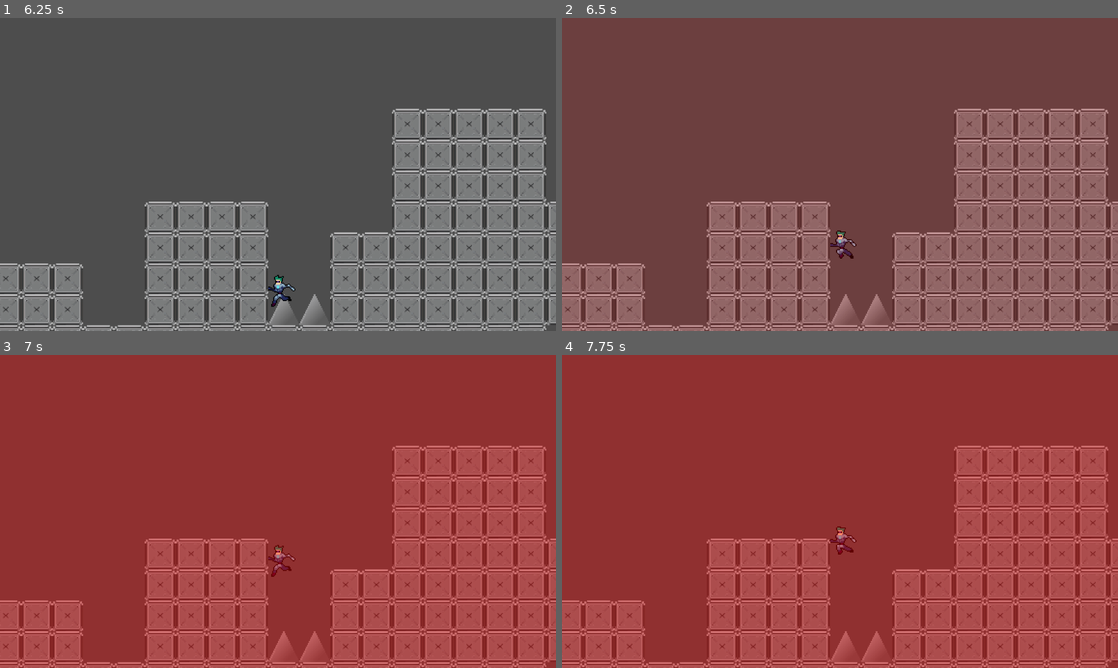
Above: before the commit, frames 1-4 (two rows, left to right).
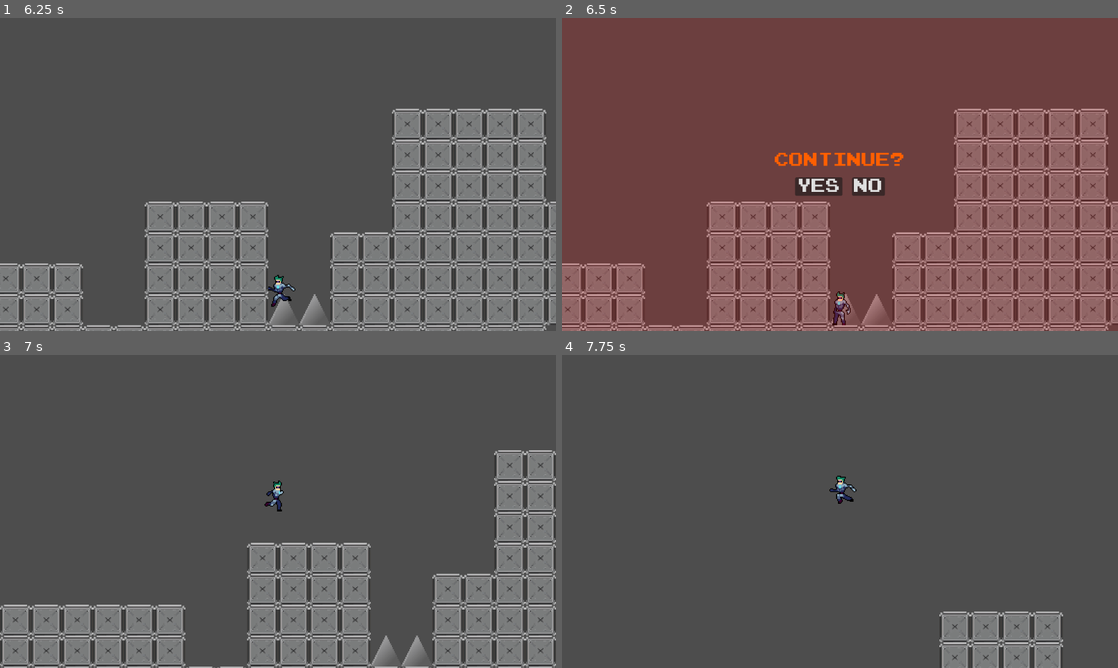
Above: after the commit, the same moments.

Repository: jromero8/continue
Game: Godot game, scene res://Scenes/level.tscn
The game is run twice, just before and just after one commit, with the same random seed, the same clock (stepped at 60 frames per second) and the same inputs.
Inputs (mouse positions are in pixels of both pictures, inside the frame that each line leads up to):
- Up to frame 1 (6.25 s): tap Enter (ui_accept) at 0.5, 0.6, 0.77, 1.07, 1.35, 1.52, 1.82, 2.1, 2.85, 3.02, 3.32, 3.6, 3.77, 4.07, 4.35, 4.52, 4.82, 5.1, 5.85, 6.02 s; hold Right (ui_right) 0.53-2.03 s; hold Left (ui_left) 2.03-2.78 s; hold Right (ui_right) 2.78-4.28 s; hold Left (ui_left) 4.28-5.03 s; hold Right (ui_right) 5.03-5.78 s; hold Left (ui_left) from 5.78 s (still down)
- Up to frame 2 (6.5 s): keep holding Left (ui_left); tap Enter (ui_accept) at 6.32 s
- Up to frame 3 (7 s): release Left (ui_left) at 6.5 s; click (255, 524) at 6.5 s, where only the run after the commit has a clickable "YES"
- Up to frame 4 (7.75 s): hold Left (ui_left) from 7.28 s (still down); tap Enter (ui_accept) at 7.35, 7.52 s

Frame 1 is identical in both runs. In frame 2, 1.8% of the frame differs, in the area x 38-62%, y 43-99%; in frame 3, 100%, in the area x 0-100%, y 0-100%; in frame 4, 100%.

Commit message:
Ciclo de respawn, UI, animación de muerte
Ciclo de respawn, UI, animación de muerte

Diff:
--- a/Scenes/player.tscn
+++ b/Scenes/player.tscn
@@ -1,11 +1,171 @@
-[gd_scene load_steps=11 format=3 uid="uid://j26dy70htfcd"]
+[gd_scene load_steps=13 format=3 uid="uid://j26dy70htfcd"]
 
 [ext_resource type="Texture2D" uid="uid://d4g55nymvhkl7" path="res://Images/Player/Cyborg_run.png" id="1_ifumy"]
 [ext_resource type="Script" path="res://Scripts/player.gd" id="1_w65jj"]
 [ext_resource type="Texture2D" uid="uid://uelqyliw1gnx" path="res://Images/Player/Cyborg_jump.png" id="2_hwcvl"]
 [ext_resource type="Texture2D" uid="uid://dh3xko6tl6ji5" path="res://Images/Player/Cyborg_idle.png" id="4_a1slp"]
+[ext_resource type="Texture2D" uid="uid://dorbym88j06wl" path="res://Images/Player/Cyborg_death.png" id="5_5hb3o"]
 
 [sub_resource type="CapsuleShape2D" id="CapsuleShape2D_8fle4"]
+
+[sub_resource type="Animation" id="Animation_gibij"]
+length = 0.001
+tracks/0/type = "value"
+tracks/0/imported = false
+tracks/0/enabled = true
+tracks/0/path = NodePath("Sprite2D:frame")
+tracks/0/interp = 1
+tracks/0/loop_wrap = true
+tracks/0/keys = {
+"times": PackedFloat32Array(0),
+"transitions": PackedFloat32Array(1),
+"update": 1,
+"values": [0]
+}
+tracks/1/type = "value"
+tracks/1/imported = false
+tracks/1/enabled = true
+tracks/1/path = NodePath("Sprite2D:texture")
+tracks/1/interp = 1
+tracks/1/loop_wrap = true
+tracks/1/keys = {
+"times": PackedFloat32Array(0),
+"transitions": PackedFloat32Array(1),
+"update": 1,
+"values": [ExtResource("1_ifumy")]
+}
+tracks/2/type = "value"
+tracks/2/imported = false
+tracks/2/enabled = true
+tracks/2/path = NodePath("Sprite2D:hframes")
+tracks/2/interp = 1
+tracks/2/loop_wrap = true
+tracks/2/keys = {
+"times": PackedFloat32Array(0),
+"transitions": PackedFloat32Array(1),
+"update": 1,
+"values": [6]
+}
+
+[sub_resource type="Animation" id="Animation_kqtjl"]
+resource_name = "die"
+length = 0.8
+tracks/0/type = "value"
+tracks/0/imported = false
+tracks/0/enabled = true
+tracks/0/path = NodePath("Sprite2D:texture")
+tracks/0/interp = 1
+tracks/0/loop_wrap = true
+tracks/0/keys = {
+"times": PackedFloat32Array(0),
+"transitions": PackedFloat32Array(1),
+"update": 1,
+"values": [ExtResource("5_5hb3o")]
+}
+tracks/1/type = "value"
+tracks/1/imported = false
+tracks/1/enabled = true
+tracks/1/path = NodePath("Sprite2D:hframes")
+tracks/1/interp = 1
+tracks/1/loop_wrap = true
+tracks/1/keys = {
+"times": PackedFloat32Array(0),
+"transitions": PackedFloat32Array(1),
+"update": 1,
+"values": [6]
+}
+tracks/2/type = "value"
+tracks/2/imported = false
+tracks/2/enabled = true
+tracks/2/path = NodePath("Sprite2D:frame")
+tracks/2/interp = 1
+tracks/2/loop_wrap = true
+tracks/2/keys = {
+"times": PackedFloat32Array(0, 0.22, 0.4, 0.6),
+"transitions": PackedFloat32Array(1, 1, 1, 1),
+"update": 1,
+"values": [0, 1, 2, 3]
+}
+
+[sub_resource type="Animation" id="Animation_kuv17"]
+resource_name = "idle"
+length = 0.8
+tracks/0/type = "value"
+tracks/0/imported = false
+tracks/0/enabled = true
+tracks/0/path = NodePath("Sprite2D:texture")
+tracks/0/interp = 1
+tracks/0/loop_wrap = true
+tracks/0/keys = {
+"times": PackedFloat32Array(0),
+"transitions": PackedFloat32Array(1),
+"update": 1,
+"values": [ExtResource("4_a1slp")]
+}
+tracks/1/type = "value"
+tracks/1/imported = false
+tracks/1/enabled = true
+tracks/1/path = NodePath("Sprite2D:hframes")
+tracks/1/interp = 1
+tracks/1/loop_wrap = true
+tracks/1/keys = {
+"times": PackedFloat32Array(0),
+"transitions": PackedFloat32Array(1),
+"update": 1,
+"values": [4]
+}
+tracks/2/type = "value"
+tracks/2/imported = false
+tracks/2/enabled = true
+tracks/2/path = NodePath("Sprite2D:frame")
+tracks/2/interp = 1
+tracks/2/loop_wrap = true
+tracks/2/keys = {
+"times": PackedFloat32Array(0, 0.22, 0.4, 0.6),
+"transitions": PackedFloat32Array(1, 1, 1, 1),
+"update": 1,
+"values": [0, 1, 2, 3]
+}
+
+[sub_resource type="Animation" id="Animation_5uhm7"]
+resource_name = "jump"
+length = 0.8
+tracks/0/type = "value"
+tracks/0/imported = false
+tracks/0/enabled = true
+tracks/0/path = NodePath("Sprite2D:texture")
+tracks/0/interp = 1
+tracks/0/loop_wrap = true
+tracks/0/keys = {
+"times": PackedFloat32Array(0),
+"transitions": PackedFloat32Array(1),
+"update": 1,
+"values": [ExtResource("2_hwcvl")]
+}
+tracks/1/type = "value"
+tracks/1/imported = false
+tracks/1/enabled = true
+tracks/1/path = NodePath("Sprite2D:hframes")
+tracks/1/interp = 1
+tracks/1/loop_wrap = true
+tracks/1/keys = {
+"times": PackedFloat32Array(0),
+"transitions": PackedFloat32Array(1),
+"update": 1,
+"values": [4]
+}
+tracks/2/type = "value"
+tracks/2/imported = false
+tracks/2/enabled = true
+tracks/2/path = NodePath("Sprite2D:frame")
+tracks/2/interp = 1
+tracks/2/loop_wrap = true
+tracks/2/keys = {
+"times": PackedFloat32Array(0, 0.22, 0.4, 0.6),
+"transitions": PackedFloat32Array(1, 1, 1, 1),
+"update": 1,
+"values": [0, 1, 2, 3]
+}
 
 [sub_resource type="Animation" id="Animation_qr7ki"]
 resource_name = "run"
@@ -48,128 +208,10 @@
 "values": [6]
 }
 
-[sub_resource type="Animation" id="Animation_gibij"]
-length = 0.001
-tracks/0/type = "value"
-tracks/0/imported = false
-tracks/0/enabled = true
-tracks/0/path = NodePath("Sprite2D:frame")
-tracks/0/interp = 1
-tracks/0/loop_wrap = true
-tracks/0/keys = {
-"times": PackedFloat32Array(0),
-"transitions": PackedFloat32Array(1),
-"update": 1,
-"values": [0]
-}
-tracks/1/type = "value"
-tracks/1/imported = false
-tracks/1/enabled = true
-tracks/1/path = NodePath("Sprite2D:texture")
-tracks/1/interp = 1
-tracks/1/loop_wrap = true
-tracks/1/keys = {
-"times": PackedFloat32Array(0),
-"transitions": PackedFloat32Array(1),
-"update": 1,
-"values": [ExtResource("1_ifumy")]
-}
-tracks/2/type = "value"
-tracks/2/imported = false
-tracks/2/enabled = true
-tracks/2/path = NodePath("Sprite2D:hframes")
-tracks/2/interp = 1
-tracks/2/loop_wrap = true
-tracks/2/keys = {
-"times": PackedFloat32Array(0),
-"transitions": PackedFloat32Array(1),
-"update": 1,
-"values": [6]
-}
-
-[sub_resource type="Animation" id="Animation_5uhm7"]
-resource_name = "jump"
-length = 0.8
-tracks/0/type = "value"
-tracks/0/imported = false
-tracks/0/enabled = true
-tracks/0/path = NodePath("Sprite2D:texture")
-tracks/0/interp = 1
-tracks/0/loop_wrap = true
-tracks/0/keys = {
-"times": PackedFloat32Array(0),
-"transitions": PackedFloat32Array(1),
-"update": 1,
-"values": [ExtResource("2_hwcvl")]
-}
-tracks/1/type = "value"
-tracks/1/imported = false
-tracks/1/enabled = true
-tracks/1/path = NodePath("Sprite2D:hframes")
-tracks/1/interp = 1
-tracks/1/loop_wrap = true
-tracks/1/keys = {
-"times": PackedFloat32Array(0),
-"transitions": PackedFloat32Array(1),
-"update": 1,
-"values": [4]
-}
-tracks/2/type = "value"
-tracks/2/imported = false
-tracks/2/enabled = true
-tracks/2/path = NodePath("Sprite2D:frame")
-tracks/2/interp = 1
-tracks/2/loop_wrap = true
-tracks/2/keys = {
-"times": PackedFloat32Array(0, 0.22, 0.4, 0.6),
-"transitions": PackedFloat32Array(1, 1, 1, 1),
-"update": 1,
-"values": [0, 1, 2, 3]
-}
-
-[sub_resource type="Animation" id="Animation_kuv17"]
-resource_name = "idle"
-length = 0.8
-tracks/0/type = "value"
-tracks/0/imported = false
-tracks/0/enabled = true
-tracks/0/path = NodePath("Sprite2D:texture")
-tracks/0/interp = 1
-tracks/0/loop_wrap = true
-tracks/0/keys = {
-"times": PackedFloat32Array(0),
-"transitions": PackedFloat32Array(1),
-"update": 1,
-"values": [ExtResource("4_a1slp")]
-}
-tracks/1/type = "value"
-tracks/1/imported = false
-tracks/1/enabled = true
-tracks/1/path = NodePath("Sprite2D:hframes")
-tracks/1/interp = 1
-tracks/1/loop_wrap = true
-tracks/1/keys = {
-"times": PackedFloat32Array(0),
-"transitions": PackedFloat32Array(1),
-"update": 1,
-"values": [4]
-}
-tracks/2/type = "value"
-tracks/2/imported = false
-tracks/2/enabled = true
-tracks/2/path = NodePath("Sprite2D:frame")
-tracks/2/interp = 1
-tracks/2/loop_wrap = true
-tracks/2/keys = {
-"times": PackedFloat32Array(0, 0.22, 0.4, 0.6),
-"transitions": PackedFloat32Array(1, 1, 1, 1),
-"update": 1,
-"values": [0, 1, 2, 3]
-}
-
 [sub_resource type="AnimationLibrary" id="AnimationLibrary_oj5wv"]
 _data = {
 "RESET": SubResource("Animation_gibij"),
+"die": SubResource("Animation_kqtjl"),
 "idle": SubResource("Animation_kuv17"),
 "jump": SubResource("Animation_5uhm7"),
 "run": SubResource("Animation_qr7ki")
--- /dev/null
+++ b/Scenes/ui.tscn
@@ -0,0 +1,62 @@
+[gd_scene load_steps=3 format=3 uid="uid://busomsrty8ghy"]
+
+[ext_resource type="Script" path="res://Scripts/ui.gd" id="1_7jwbj"]
+
+[sub_resource type="StyleBoxFlat" id="StyleBoxFlat_4608t"]
+bg_color = Color(0.6, 0.6, 0.6, 0)
+
+[node name="UI" type="Control"]
+layout_mode = 3
+anchors_preset = 15
+anchor_right = 1.0
+anchor_bottom = 1.0
+grow_horizontal = 2
+grow_vertical = 2
+script = ExtResource("1_7jwbj")
+
+[node name="CanvasLayer" type="CanvasLayer" parent="."]
+
+[node name="ContinueYesNoPanel" type="PanelContainer" parent="CanvasLayer"]
+visible = false
+anchors_preset = 8
+anchor_left = 0.5
+anchor_top = 0.5
+anchor_right = 0.5
+anchor_bottom = 0.5
+offset_left = -135.0
+offset_top = -44.0
+offset_right = 135.0
+offset_bottom = 44.0
+grow_horizontal = 2
+grow_vertical = 2
+size_flags_horizontal = 4
+theme_override_styles/panel = SubResource("StyleBoxFlat_4608t")
+
+[node name="VBoxContainer" type="VBoxContainer" parent="CanvasLayer/ContinueYesNoPanel"]
+layout_mode = 2
+size_flags_horizontal = 4
+theme_override_constants/separation = 20
+
+[node name="Label" type="Label" parent="CanvasLayer/ContinueYesNoPanel/VBoxContainer"]
+layout_mode = 2
+theme_override_colors/font_color = Color(1, 0.372549, 0, 1)
+theme_override_font_sizes/font_size = 30
+text = "CONTINUE?"
+
+[node name="HBoxContainer" type="HBoxContainer" parent="CanvasLayer/ContinueYesNoPanel/VBoxContainer"]
+layout_mode = 2
+size_flags_horizontal = 4
+theme_override_constants/separation = 20
+
+[node name="ContinueYes" type="Button" parent="CanvasLayer/ContinueYesNoPanel/VBoxContainer/HBoxContainer"]
+layout_mode = 2
+theme_override_font_sizes/font_size = 30
+text = "YES"
+
+[node name="ContinueNo" type="Button" parent="CanvasLayer/ContinueYesNoPanel/VBoxContainer/HBoxContainer"]
+layout_mode = 2
+theme_override_font_sizes/font_size = 30
+text = "NO"
+
+[connection signal="button_down" from="CanvasLayer/ContinueYesNoPanel/VBoxContainer/HBoxContainer/ContinueYes" to="." method="_on_continue_yes_button_down"]
+[connection signal="button_down" from="CanvasLayer/ContinueYesNoPanel/VBoxContainer/HBoxContainer/ContinueNo" to="." method="_on_continue_no_button_down"]
--- a/Scripts/global.gd
+++ b/Scripts/global.gd
@@ -1,12 +1,13 @@
 extends Node
 
+const LEVEL = preload("res://Scenes/level.tscn")
+
 var death_color_rect : ColorRect
-# Called when the node enters the scene tree for the first time.
+
 func _ready() -> void:
-	pass # Replace with function body.
+	pass
 
 
-# Called every frame. 'delta' is the elapsed time since the previous frame.
 func _process(delta: float) -> void:
 	pass
 
@@ -15,3 +16,9 @@
 	print("die")
 	death_color_rect.position = MainCamera2D.get_instance().global_position - Vector2(5000, 5000)
 	death_color_rect.get_node("AnimationPlayer").current_animation = "death"
+	Player.get_instance().die()
+	UI.show_continue_panel()
+
+func continue_game(yes : bool):
+	if yes:
+		get_tree().change_scene_to_packed(LEVEL)
--- a/Scripts/level.gd
+++ b/Scripts/level.gd
@@ -3,15 +3,9 @@
 @onready var death_color_rect: ColorRect = $DeathColorRect
 
 
-# Called when the node enters the scene tree for the first time.
 func _ready() -> void:
 	Global.death_color_rect = death_color_rect
 	fill_tilemap(tile_map_layer)
-
-
-# Called every frame. 'delta' is the elapsed time since the previous frame.
-func _process(delta: float) -> void:
-	pass
 
 
 func fill_tilemap(t : TileMapLayer):
--- a/Scripts/player.gd
+++ b/Scripts/player.gd
@@ -6,41 +6,53 @@
 const JUMP_VELOCITY = -450.0
 const COYOTE_TIME = 100
 
-static var instance = null
+static var instance : Player = null
 var last_grounded = 0
+var dead = false
+var death_animation_executed = false
 
 @onready var animation_player: AnimationPlayer = $AnimationPlayer
 @onready var sprite_2d: Sprite2D = $Sprite2D
 
-static func get_instance():
+static func get_instance() -> Player:
 	return instance
 
 func _ready() -> void:
 	instance = self
 
+func _process(delta: float) -> void:
+	set_animation()
+
 func _physics_process(delta: float) -> void:
-	# Add the gravity.
-	if is_on_floor():
-		last_grounded = Time.get_ticks_msec()
-	else:
-		velocity += get_gravity() * delta
+	if !dead:
+		# Add the gravity.
+		if is_on_floor():
+			last_grounded = Time.get_ticks_msec()
+		else:
+			velocity += get_gravity() * delta
 
-	# Handle jump.
-	if Input.is_action_just_pressed("ui_accept") and Time.get_ticks_msec() - last_grounded <= COYOTE_TIME:
-		velocity.y = JUMP_VELOCITY
+		# Handle jump.
+		if Input.is_action_just_pressed("ui_accept") and Time.get_ticks_msec() - last_grounded <= COYOTE_TIME:
+			velocity.y = JUMP_VELOCITY
 
-	# Get the input direction and handle the movement/deceleration.
-	# As good practice, you should replace UI actions with custom gameplay actions.
-	var direction := Input.get_axis("ui_left", "ui_right")
-	if direction:
-		velocity.x = direction * SPEED
-	else:
-		velocity.x = move_toward(velocity.x, 0, SPEED)
+		# Get the input direction and handle the movement/deceleration.
+		# As good practice, you should replace UI actions with custom gameplay actions.
+		var direction := Input.get_axis("ui_left", "ui_right")
+		if direction:
+			velocity.x = direction * SPEED
+		else:
+			velocity.x = move_toward(velocity.x, 0, SPEED)
 
 	move_and_slide()
-	set_animation()
 
 func set_animation():
+	if dead:
+		if animation_player.current_animation != "die" && !death_animation_executed:
+			print("anim:" + animation_player.current_animation)
+			animation_player.current_animation = "die"
+			death_animation_executed = true
+		return
+
 	var running = false;
 	if velocity.x > 0:
 		sprite_2d.flip_h = false
@@ -58,3 +70,7 @@
 	else:
 		if animation_player.current_animation != "jump" && animation_player.current_animation != "":
 			animation_player.current_animation = "jump"
+
+func die():
+	print("-")
+	dead = true
--- /dev/null
+++ b/Scripts/ui.gd
@@ -0,0 +1,19 @@
+extends Control
+
+@onready var continue_yes_no_panel: PanelContainer = $CanvasLayer/ContinueYesNoPanel
+
+func show_continue_panel() -> void:
+	continue_yes_no_panel.visible = true
+
+func hide_continue_panel() -> void:
+	continue_yes_no_panel.visible = false
+
+
+func _on_continue_yes_button_down() -> void:
+	hide_continue_panel()
+	Global.continue_game(true)
+
+
+func _on_continue_no_button_down() -> void:
+	hide_continue_panel()
+	Global.continue_game(false)
--- a/project.godot
+++ b/project.godot
@@ -18,11 +18,16 @@
 [autoload]
 
 Global="*res://Scripts/global.gd"
+UI="*res://Scenes/ui.tscn"
 
 [display]
 
 window/stretch/mode="viewport"
 window/stretch/aspect="keep_height"
+
+[gui]
+
+theme/custom_font="res://Fonts/PressStart2P.ttf"
 
 [input]
 
Binary file added: Fonts/PressStart2P.ttf
Not shown, added: Fonts/PressStart2P.ttf.import
Binary file added: Images/Player/Cyborg_death.png
Not shown, added: Images/Player/Cyborg_death.png.import
Binary file added: Images/Player/Cyborg_doublejump.png
Not shown, added: Images/Player/Cyborg_doublejump.png.import
